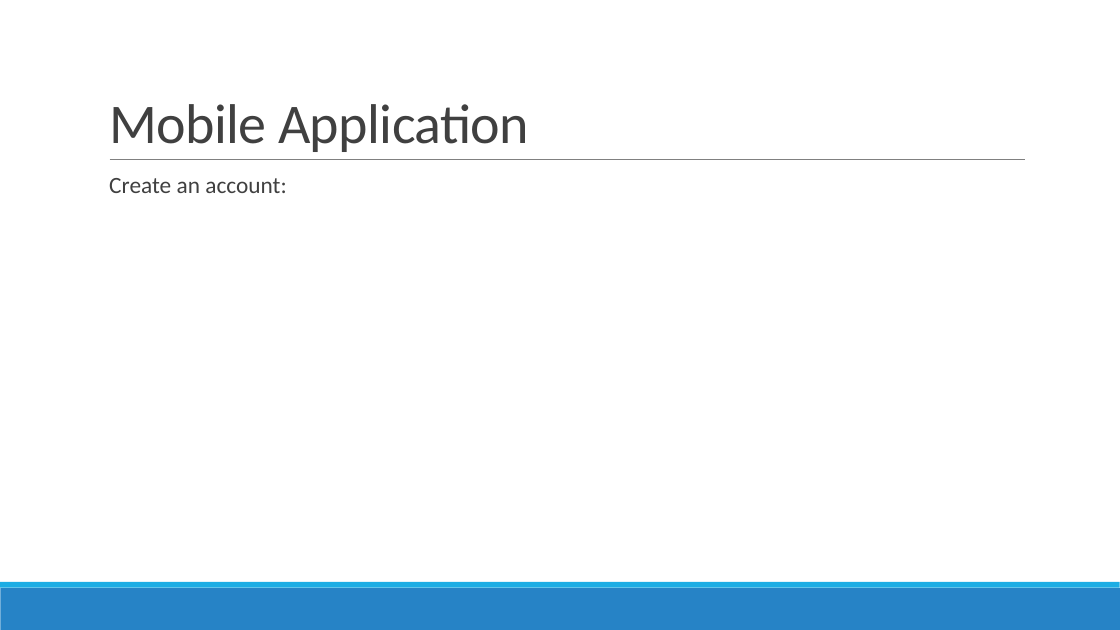
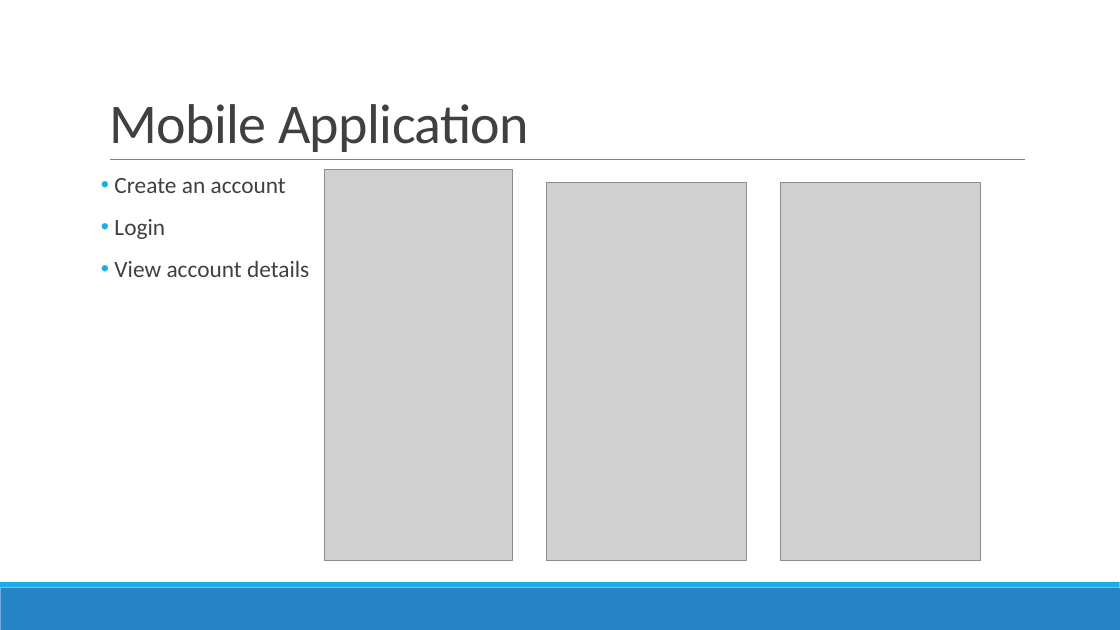
Before and after one commit to GoelBiju/Travel-Management-System, a slide deck: slide 7 of Documents/Presentation/PRCS252E - Presentation.pptx. Drawn at 1120x630 pixels with LibreOffice and Linux fonts; fonts in the diff are those of the drawing; grey boxes stand for pictures. Boxes give left, top, right and bottom in pixels: in the first picture for what was removed or moved away, otherwise in the second. Text is boxed around its words. In the diff, an @@ line names an element or a change of style, - is before the commit and + after.

Commit message:
Added screenshots to presentation

```diff
--- a/Documents/Presentation/PRCS252E - Presentation.pptx
+++ b/Documents/Presentation/PRCS252E - Presentation.pptx
@@ text at box(114, 178, 309, 277): text changed @@
-  Create an account:
+• Create an account
+• Login
+• View account details
@@ picture added at box(325, 170, 513, 561) @@
@@ picture added at box(547, 182, 746, 560) @@
@@ picture added at box(781, 182, 980, 560) @@
```
Also in this commit, not shown: 11 other slides changed, 8 slides removed.
